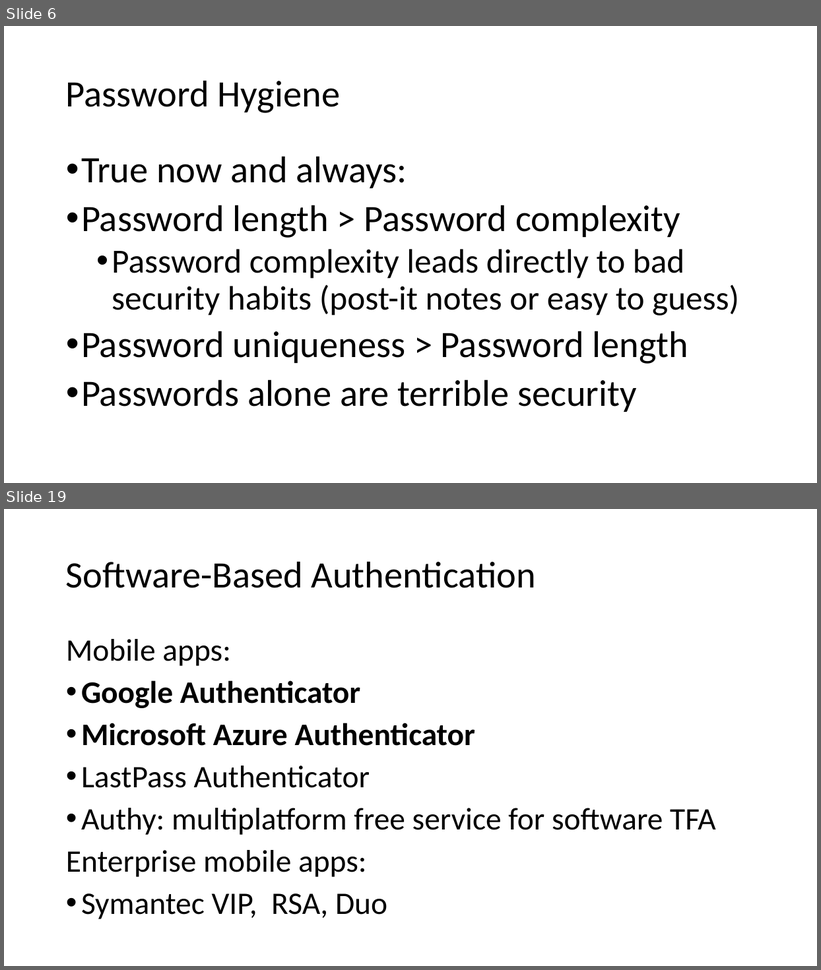
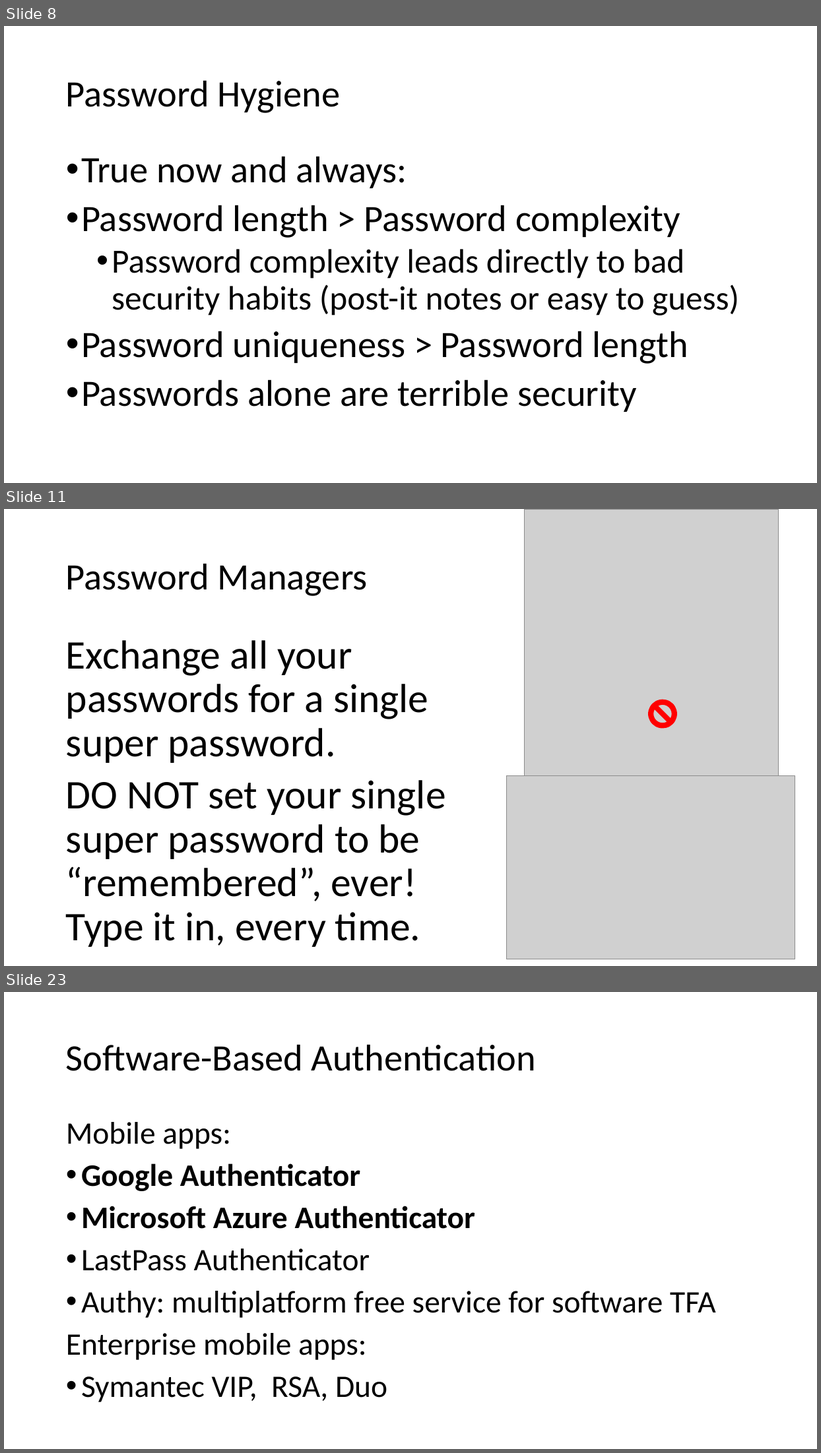
Before and after one commit to williamadba/Public-Presentations, a slide deck: Personal Practical Cybersecurity/Personal Practical Cybersecurity.pptx. Shown one above the other, each under a label of ours: slides 6 and 19 before the commit, slides 8, 11 and 23 after it; the slides between them are not shown. The pictures are 821x970 and 821x1453 pixels, drawn with LibreOffice and Linux fonts; fonts in the diff are those of the drawing; grey boxes stand for pictures. Boxes give left, top, right and bottom in pixels: in the first picture for what was removed or moved away, otherwise in the second. Text is boxed around its words. In the diff, an @@ line names an element or a change of style, - is before the commit and + after.

```diff
--- a/Personal Practical Cybersecurity/Personal Practical Cybersecurity.pptx
+++ b/Personal Practical Cybersecurity/Personal Practical Cybersecurity.pptx
@@ slide 11 added at <box>4,509,817,966</box>, background #FFFFFF @@
@@ picture added at <box>525,509,780,784</box> @@
@@ title added at <box>66,563,368,596</box>, 44 pt, text #000000 @@
+Password Managers
@@ text added at <box>66,640,446,947</box>, 48 pt, text #000000 @@
+Exchange all your passwords for a single super password.
+DO NOT set your single super password to be “remembered”, ever! Type it in, every time.
@@ no-entry sign added at <box>648,699,677,728</box>, fill #FF0000 @@
@@ picture added at <box>507,776,796,960</box> @@
@@ what was slide 6 is now slide 8 @@
@@ what was slide 19 is now slide 23 @@
```
Also in this commit, not shown: 16 slides changed, 3 other slides added.
